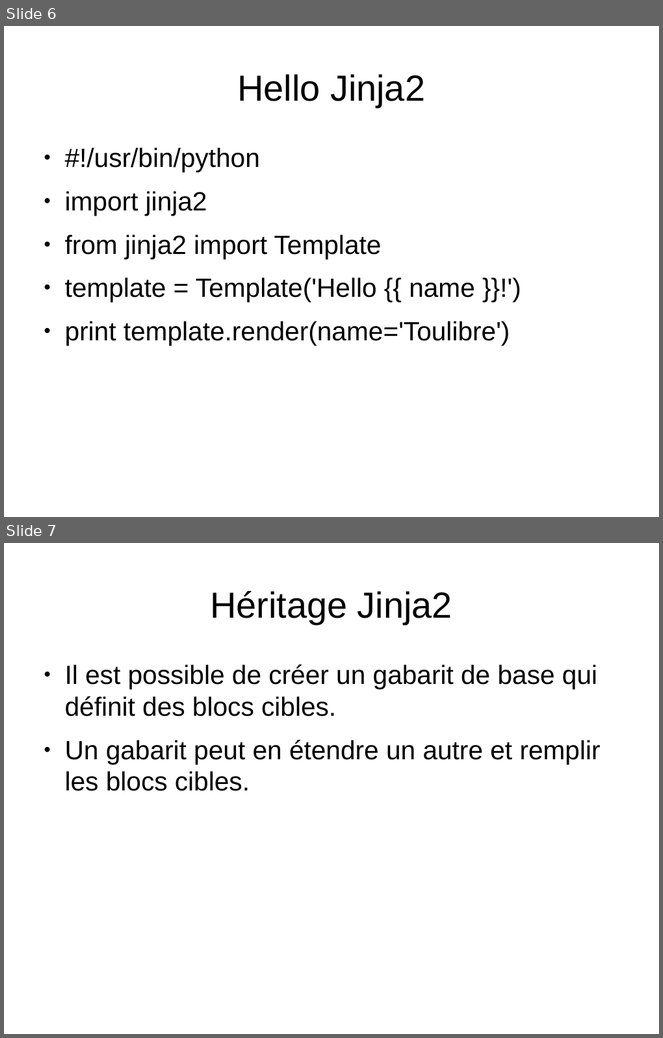
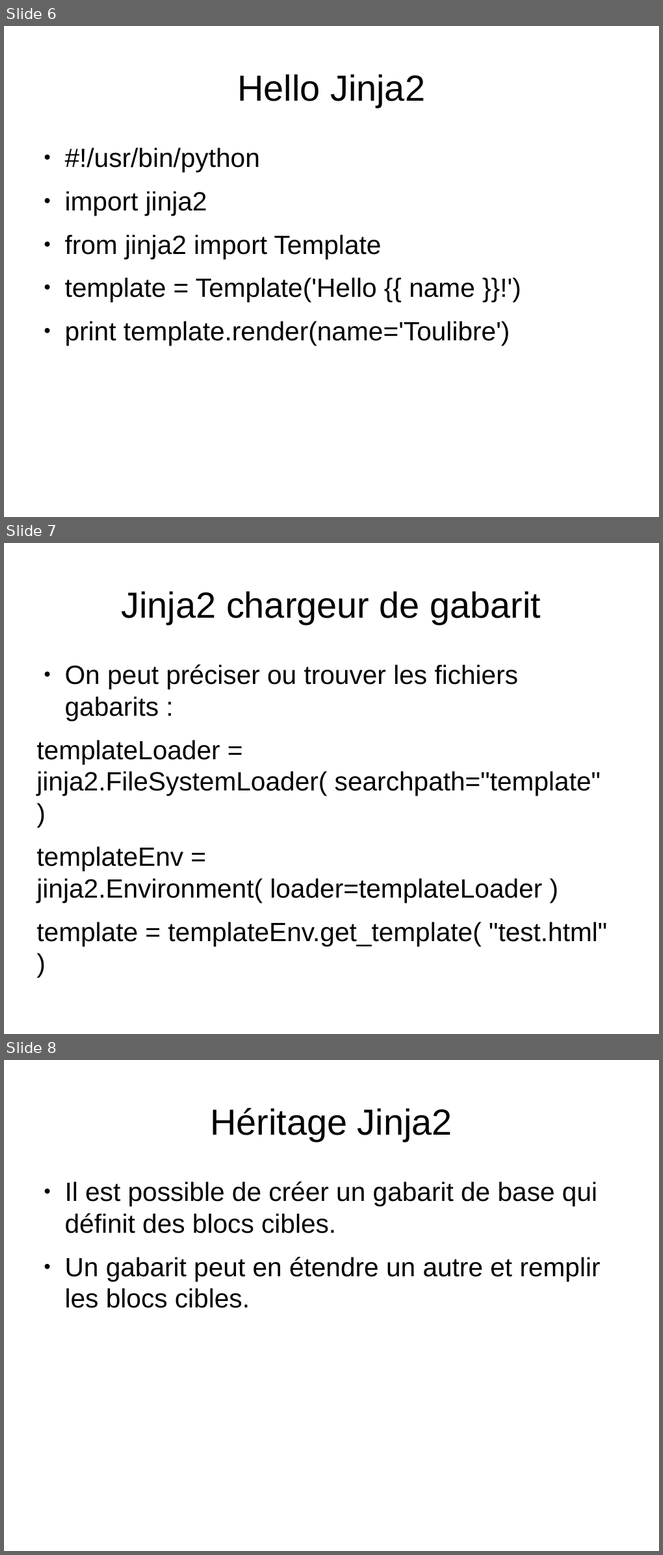
Before and after one commit to bdoin/jinja2-tutorial, a slide deck: presentation-fr.odp. Shown one above the other, each under a label of ours: slides 6 and 7 before the commit, slides 6, 7 and 8 after it. The pictures are 663x1038 and 663x1555 pixels, drawn with LibreOffice and Linux fonts; fonts in the diff are those of the drawing. Boxes give left, top, right and bottom in pixels: in the first picture for what was removed or moved away, otherwise in the second. Text is boxed around its words. In the diff, an @@ line names an element or a change of style, - is before the commit and + after.

```diff
--- a/presentation-fr.odp
+++ b/presentation-fr.odp
@@ slide 7 added at <box>4,543,659,1034</box>, background #FFFFFF @@
@@ title added at <box>122,591,542,624</box>, 44 pt, text #000000 @@
+Jinja2 chargeur de gabarit
@@ text added at <box>36,665,607,946</box>, 32 pt, text #000000 @@
+● On peut préciser ou trouver les fichiers gabarits :
+templateLoader = jinja2.FileSystemLoader( searchpath="template" )
+templateEnv = jinja2.Environment( loader=templateLoader )
+template = templateEnv.get_template( "test.html" )
@@ what was slide 7 is now slide 8 @@
```
Also in this commit, not shown: 4 slides changed, 7 other slides added, 10 other files.
